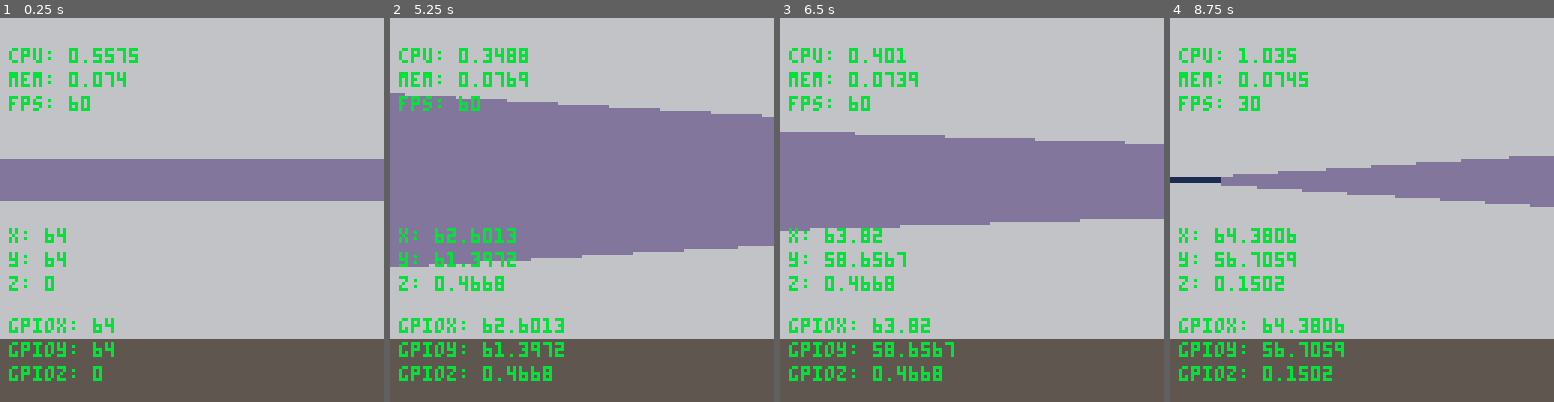
Above: before the commit, frames 1-4 (left to right).
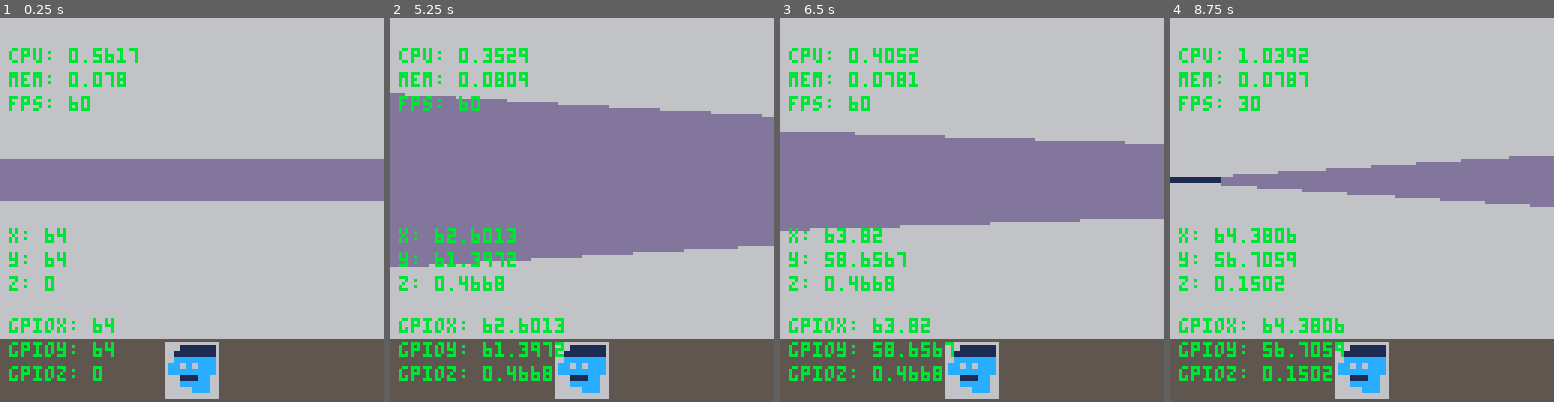
Above: after the commit, the same moments.

Repository: phearbot/pico8-raycasting
Game: PICO-8 cartridge dom.p8
Two runs of this game, one before a commit and one after it. Both use one fixed random seed, a clock stepped at 60 frames per second and the inputs below.
Inputs:
- Up to frame 1 (0.25 s): no input
- Up to frame 2 (5.25 s): hold Right 1.6-2.1 s; hold Up 2.15-2.42 s; hold Right 2.47-3.03 s; hold Left 3.08-3.58 s; hold Down 3.63-3.97 s; hold Right 4.02-4.68 s; hold Up 4.73-5.03 s; hold Left from 5.08 s (still down)
- Up to frame 3 (6.5 s): release Left at 5.68 s; hold Down 5.73-6.03 s; hold Right from 6.08 s (still down)
- Up to frame 4 (8.75 s): release Right at 6.58 s; hold Right 6.63-7.13 s; hold Up 7.18-7.45 s; hold Right 7.5-8.07 s; hold Left 8.12-8.62 s; hold Down from 8.67 s (still down)

The runs differ from the first frame. In frame 1, 2.2% of the frame differs, in the area x 27-58%, y 7-100%; in frame 2, 2.1%; in frame 3, 2.2%, in the area x 30-58%, y 7-100%; in frame 4, 2.2%.

Commit message:
Super basic work on the hud

Diff:
--- a/dom.p8
+++ b/dom.p8
@@ -123,7 +123,12 @@
 end
 
 function draw_hud()
+ -- hud box
  rectfill(0,127 - hud_height,127,127,5)
+
+ -- portrait
+ rectfill(55,127-hud_height+1,72,126,6)
+ sspr(8,0,8,8,56,127-hud_height + 2,16,16)
 end
 
 -->8
@@ -341,138 +346,140 @@
 
 end
 __gfx__
-00000000000000000000000000000000000000000000000000000000000000000000000000000000000000000000000000000000000000000000000000000000
-00000000000000000000000000000000000000000000000000000000000000000000000000000000000000000000000000000000000000000000000000000000
-00700700000000000000000000000000000000000000000000000000000000000000000000000000000000000000000000000000000000000000000000000000
-00077000000000000000000000000000000000000000000000000000000000000000000000000000000000000000000000000000000000000000000000000000
-00077000000000000000000000000000000000000000000000000000000000000000000000000000000000000000000000000000000000000000000000000000
-00700700000000000000000000000000000000000000000000000000000000000000000000000000000000000000000000000000000000000000000000000000
-…(129 lines of a section not shown)…
+00000000001111110000000000000000000000000000000000000000000000000000000000000000000000000000000000000000000000000000000000000000
+00000000011111110000000000000000000000000000000000000000000000000000000000000000000000000000000000000000000000000000000000000000
+007007000ccccccc0000000000000000000000000000000000000000000000000000000000000000000000000000000000000000000000000000000000000000
+00077000cc6c6ccc0000000000000000000000000000000000000000000000000000000000000000000000000000000000000000000000000000000000000000
+00077000cccccccc0000000000000000000000000000000000000000000000000000000000000000000000000000000000000000000000000000000000000000
+0070070000111cc00000000000000000000000000000000000000000000000000000000000000000000000000000000000000000000000000000000000000000
+0000000000ccccc00000000000000000000000000000000000000000000000000000000000000000000000000000000000000000000000000000000000000000
+000000000000ccc00000000000000000000000000000000000000000000000000000000000000000000000000000000000000000000000000000000000000000
+…(129 lines of a section not shown)…
